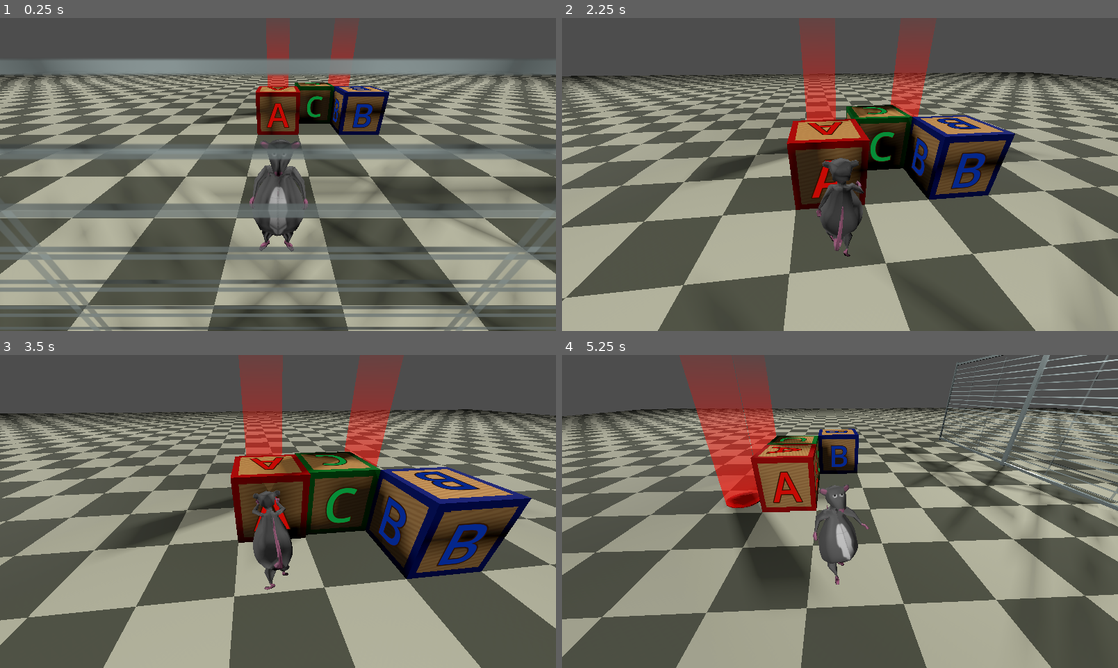
Above: before the commit, frames 1-4 (two rows, left to right).
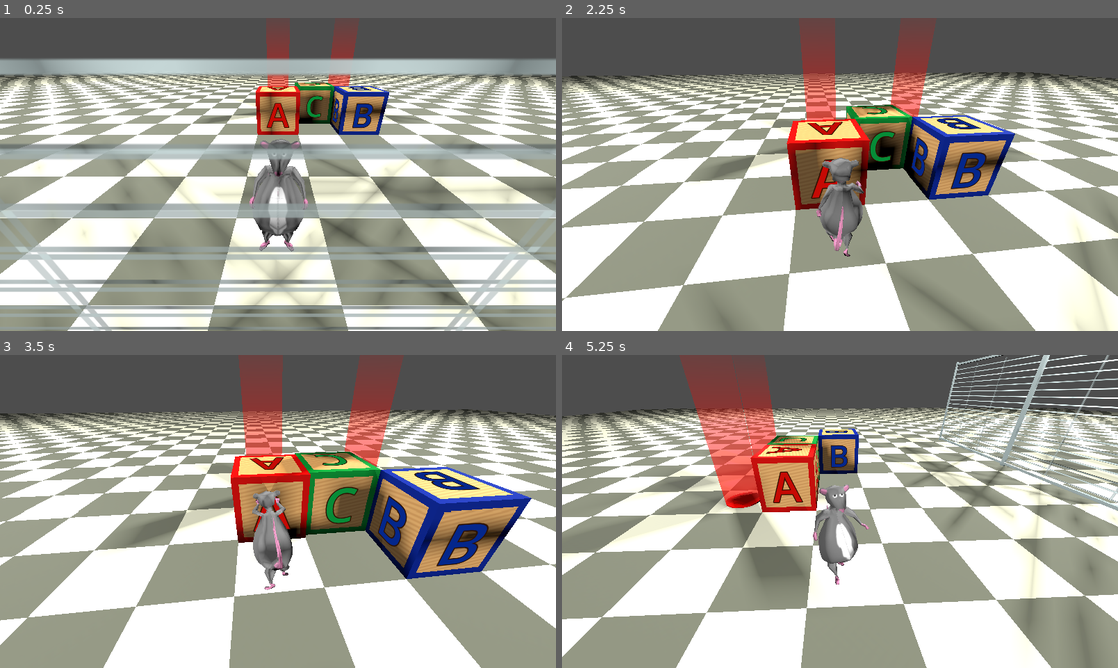
Above: after the commit, the same moments.

Repository: carsonthorne/gumpjam-2026
Game: Godot game, scene res://scenes/main.tscn
Two runs of this game, one before a commit and one after it. Both use one fixed random seed, a clock stepped at 60 frames per second and the inputs below.
Inputs (mouse positions are in pixels of both pictures, inside the frame that each line leads up to):
- Up to frame 1 (0.25 s): no input
- Up to frame 2 (2.25 s): move the mouse to (867, 174) at 0.52 s; hold E (interact) 0.53-1.28 s; hold W (move_forward) from 0.53 s (still down); click (867, 174) at 0.67 s; move the mouse to (812, 174) at 1.27 s; tap Shift (run) at 1.35 s; move the mouse to (851, 168) at 2.02 s; hold Tab (toggle_mouse_capture) from 2.03 s (still down)
- Up to frame 3 (3.5 s): keep holding W (move_forward); move the mouse to (250, 574) at 2.77 s; release Tab (toggle_mouse_capture) at 2.78 s; tap E (interact) at 2.85 s; click (250, 574) at 2.92 s
- Up to frame 4 (5.25 s): move the mouse to (1006, 558) at 3.52 s; release W (move_forward) at 3.53 s; hold Shift (run) 3.53-4.28 s; hold A (move_left) 3.53-5.03 s; move the mouse to (673, 464) at 4.27 s; tap Tab (toggle_mouse_capture) at 4.35 s; move the mouse to (845, 511) at 5.02 s; hold W (move_forward) from 5.03 s (still down); hold E (interact) from 5.03 s (still down); click (845, 511) at 5.17 s

The runs differ from the first frame. In frame 1, 86% of the frame differs, in the area x 0-100%, y 13-100%; in frame 2, 79%; in frame 3, 79%; in frame 4, 82%.

Commit message:
adjust omni lights

Diff:
--- a/scenes/main.tscn
+++ b/scenes/main.tscn
@@ -36,31 +36,31 @@
 
 [node name="LabLightNW" type="OmniLight3D" parent="." unique_id=1168480315]
 transform = Transform3D(1, 0, 0, 0, 1, 0, 0, 0, 1, -14, 8, -14)
-light_energy = 6.0
+light_energy = 8.0
 light_specular = 0.25
 shadow_enabled = true
-omni_range = 28.0
+omni_range = 40.0
 
 [node name="LabLightNE" type="OmniLight3D" parent="." unique_id=990042861]
 transform = Transform3D(1, 0, 0, 0, 1, 0, 0, 0, 1, 14, 8, -14)
-light_energy = 6.0
+light_energy = 8.0
 light_specular = 0.25
 shadow_enabled = true
-omni_range = 28.0
+omni_range = 40.0
 
 [node name="LabLightSW" type="OmniLight3D" parent="." unique_id=904946511]
 transform = Transform3D(1, 0, 0, 0, 1, 0, 0, 0, 1, -14, 8, 14)
-light_energy = 6.0
+light_energy = 8.0
 light_specular = 0.25
 shadow_enabled = true
-omni_range = 28.0
+omni_range = 40.0
 
 [node name="LabLightSE" type="OmniLight3D" parent="." unique_id=1849800189]
 transform = Transform3D(1, 0, 0, 0, 1, 0, 0, 0, 1, 14, 8, 14)
-light_energy = 6.0
+light_energy = 8.0
 light_specular = 0.25
 shadow_enabled = true
-omni_range = 28.0
+omni_range = 40.0
 
 [node name="Player" parent="." unique_id=160821695 instance=ExtResource("1_o5qli")]
 
